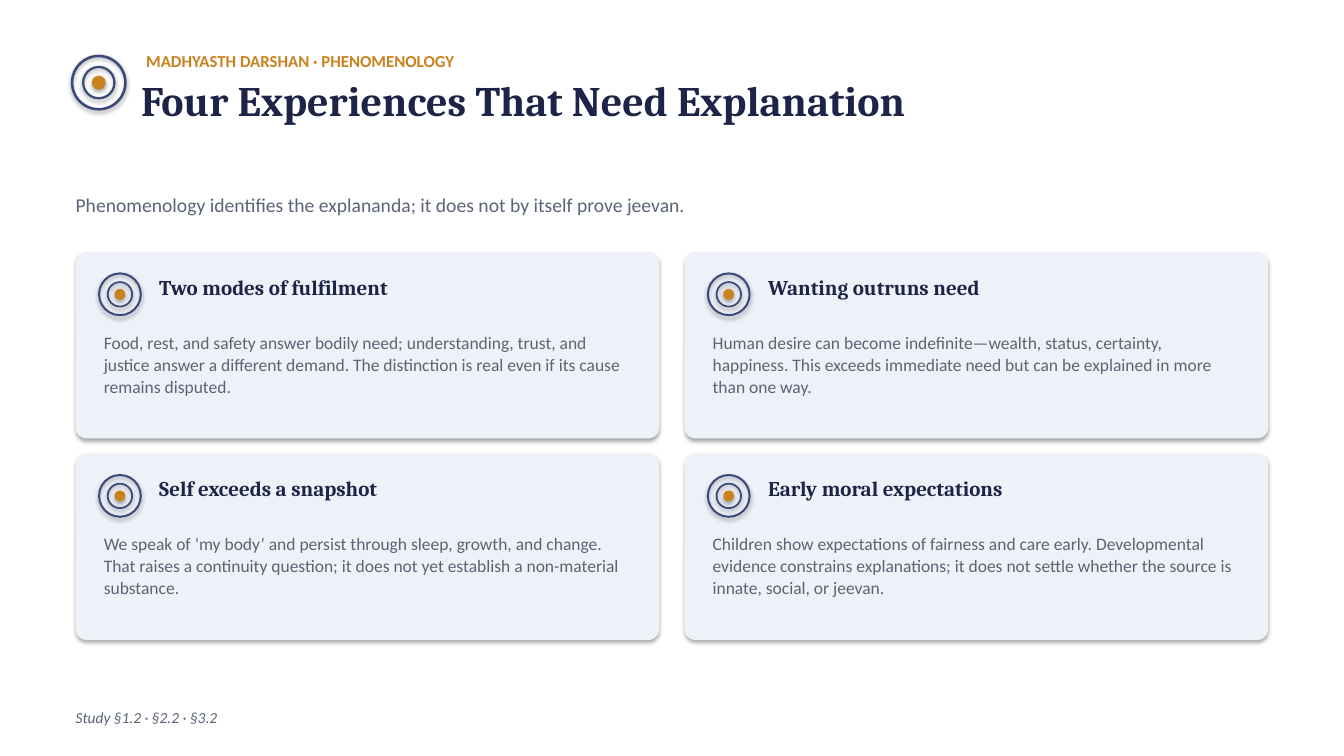
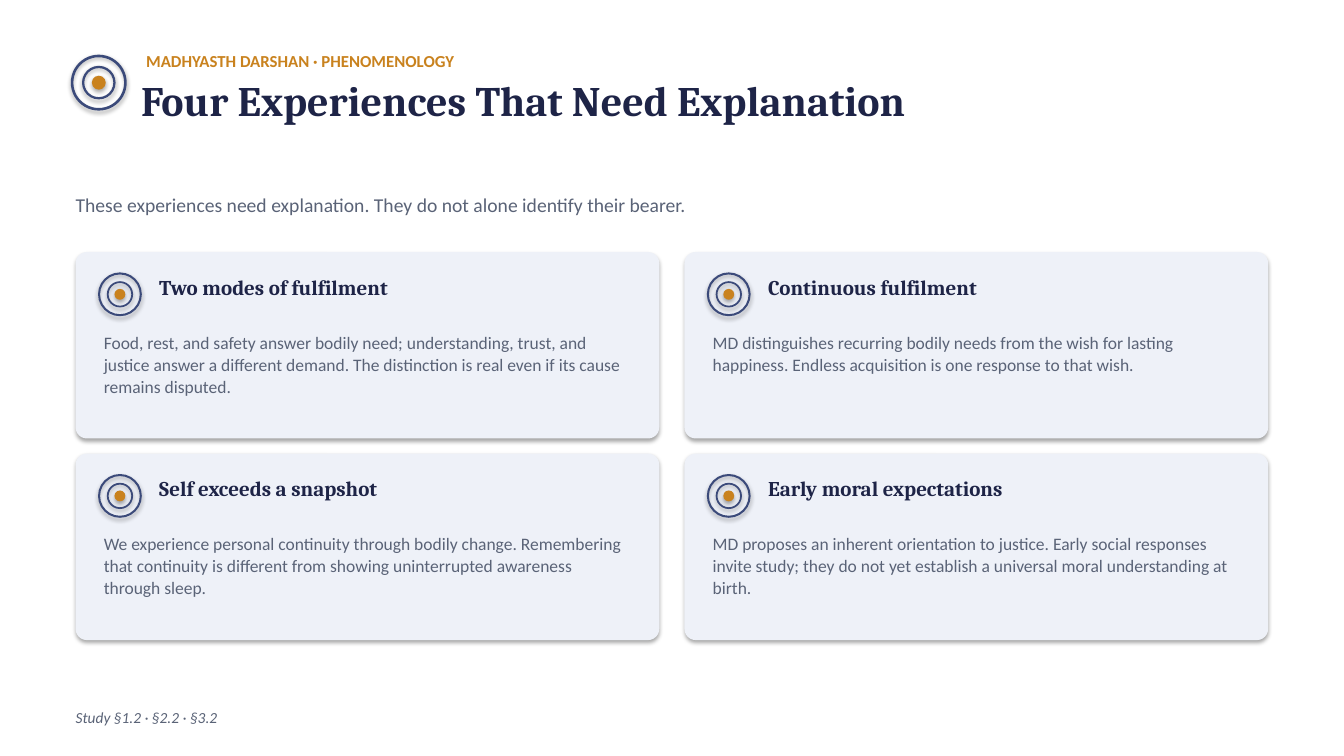
Before and after one commit to raghavamohan/AnalyticMadhyasthDarshan, a slide deck: slide 4 of Studies/Why-Humans-Are-Not-Just-Material/Why-Humans-Are-Not-Just-Material.pptx. Drawn at 1344x756 pixels with LibreOffice and Linux fonts; fonts in the diff are those of the drawing. Boxes give left, top, right and bottom in pixels: in the first picture for what was removed or moved away, otherwise in the second. Text is boxed around its words. In the diff, an @@ line names an element or a change of style, - is before the commit and + after.

Commit message:
Revise human sentience study and align presentation

```diff
--- a/Studies/Why-Humans-Are-Not-Just-Material/Why-Humans-Are-Not-Just-Material.pptx
+++ b/Studies/Why-Humans-Are-Not-Just-Material/Why-Humans-Are-Not-Just-Material.pptx
@@ text at <box>76,198,686,215</box>: text changed @@
-Phenomenology identifies the explananda; it does not by itself prove jeevan.
+These experiences need explanation. They do not alone identify their bearer.
@@ text at <box>768,280,977,295</box>: text changed @@
-Wanting outruns need
+Continuous fulfilment
@@ text at <box>713,337,1173,374</box>: text changed @@
-Human desire can become indefinite—wealth, status, certainty, happiness. This exceeds immediate need but can be explained in more than one way.
+MD distinguishes recurring bodily needs from the wish for lasting happiness. Endless acquisition is one response to that wish.
@@ text at <box>104,538,621,597</box>: text changed @@
-We speak of ‘my body’ and persist through sleep, growth, and change. That raises a continuity question; it does not yet establish a non-material substance.
+We experience personal continuity through bodily change. Remembering that continuity is different from showing uninterrupted awareness through sleep.
@@ text at <box>713,538,1227,594</box>: text changed @@
-Children show expectations of fairness and care early. Developmental evidence constrains explanations; it does not settle whether the source is innate, social, or jeevan.
+MD proposes an inherent orientation to justice. Early social responses invite study; they do not yet establish a universal moral understanding at birth.
```
Also in this commit, not shown: 16 other slides changed, 16 other files.
